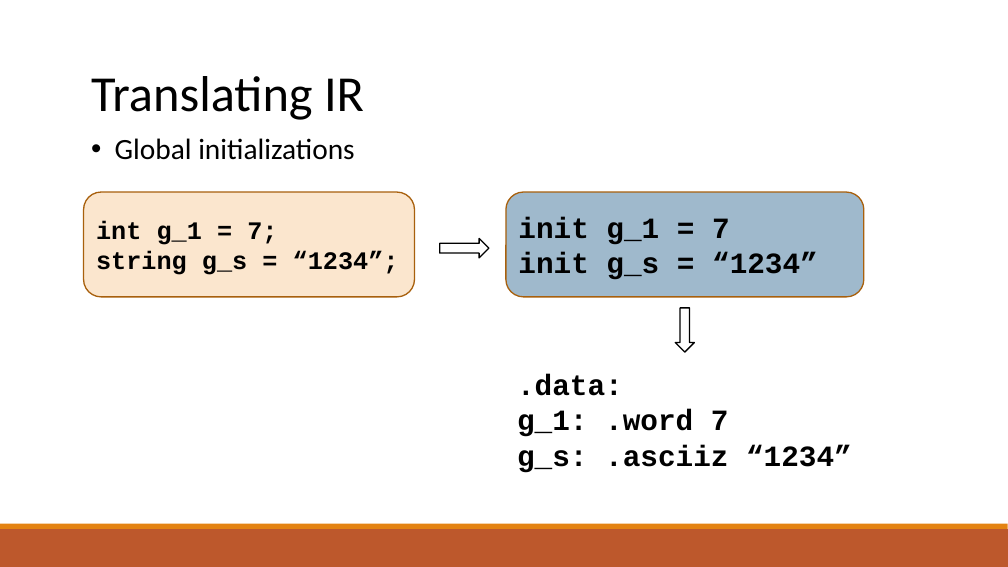
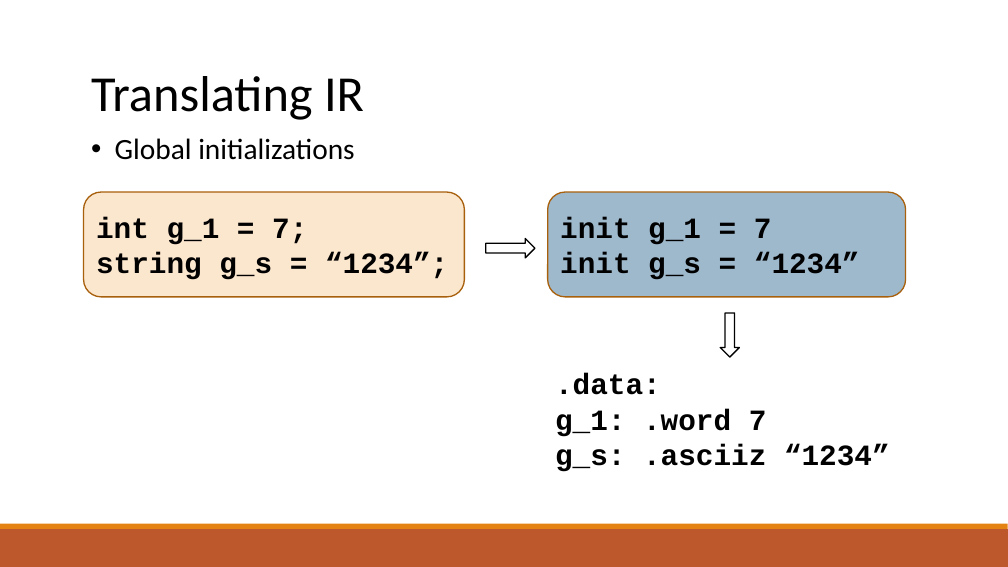
Before and after one commit to raghadzeidan/COMPILATION_TAU_FOR_STUDENTS, a slide deck: slide 33 of new_slides/codegen.pptx. Drawn at 1008x567 pixels with LibreOffice and Linux fonts; fonts in the diff are those of the drawing. Boxes give left, top, right and bottom in pixels: in the first picture for what was removed or moved away, otherwise in the second. Text is boxed around its words. In the diff, an @@ line names an element or a change of style, - is before the commit and + after.

```diff
--- a/new_slides/codegen.pptx
+++ b/new_slides/codegen.pptx
@@ rounded rectangle "int g_1 = 7;": place and size @@
-rounded rectangle "int g_1 = 7;" at bbox=[84, 192, 415, 297]
+rounded rectangle "int g_1 = 7;" at bbox=[84, 192, 465, 297]
@@ rounded rectangle "int g_1 = 7;" at bbox=[84, 192, 465, 297]: size 24 to 28 pt @@
@@ rounded rectangle "init g_1 = 7": place and size @@
-rounded rectangle "init g_1 = 7" at bbox=[506, 192, 864, 297]
+rounded rectangle "init g_1 = 7" at bbox=[547, 192, 905, 297]
@@ down arrow: place and size @@
-down arrow at bbox=[440, 239, 489, 258]
+down arrow at bbox=[486, 239, 535, 258]
@@ down arrow: place and size @@
-down arrow at bbox=[675, 308, 694, 352]
+down arrow at bbox=[721, 313, 740, 357]
@@ text ".data:": place and size @@
-text ".data:" at bbox=[517, 374, 852, 473]
+text ".data:" at bbox=[555, 373, 890, 472]
```
Also in this commit, not shown: 8 other slides changed, 3 slides added, 1 slide removed, 3 other files.
